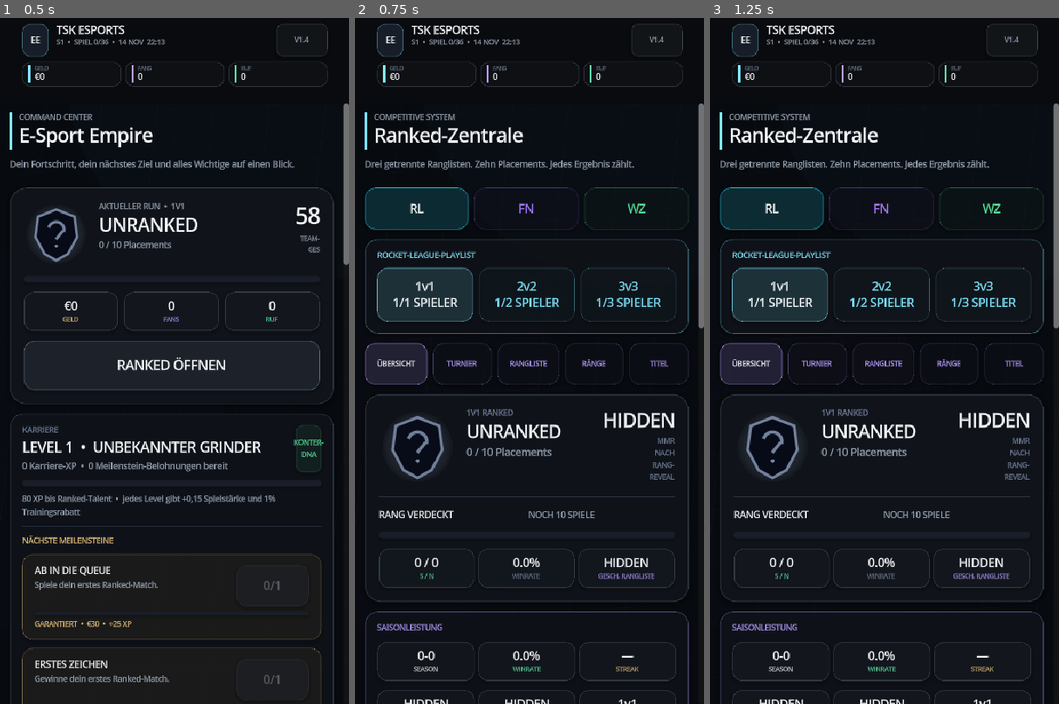
Above: before the commit, frames 1-3 (left to right).
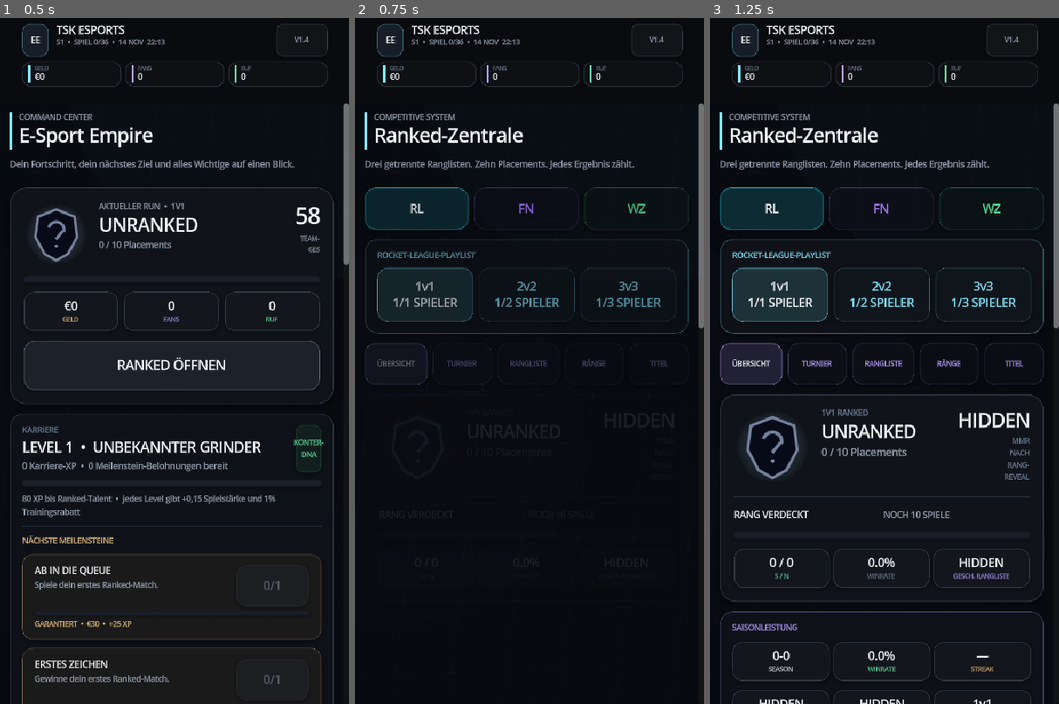
Above: after the commit, the same moments.

Repository: JasonTSKowner/E-Sport-Empire
Game: Godot game, scene res://scenes/Main.tscn
Same seed, same stepped clock (60 frames per second), same inputs: the game is played once before the commit and once after it.
Inputs:
- Up to frame 1 (0.5 s): no input
- Up to frame 2 (0.75 s): click "RANKED ÖFFNEN" at 0.5 s
- Up to frame 3 (1.25 s): no input

Frame 1 is identical in both runs. In frame 2, 5.8% of the frame differs, in the area x 2-96%, y 27-100%; in frame 3, nothing differs.
Error in both runs: Invalid assignment of property or key 'icon_max_width' with value of type 'int' on a base object of type 'Button'. (res://scripts/main.gd:237)

Commit message:
v1.4: add staggered premium page transitions

Diff:
--- a/scripts/main.gd
+++ b/scripts/main.gd
@@ -351,7 +351,26 @@
 	_refresh_top_bar()
 	_refresh_nav()
 	if animate:
-		FX.reveal(page_content, Vector2(14, 4), 0.22)
+		call_deferred("_animate_page_sections")
+
+
+func _animate_page_sections() -> void:
+	var visible_index := 0
+	for child in page_content.get_children():
+		if not (child is Control):
+			continue
+		var control := child as Control
+		if visible_index >= 10:
+			break
+		control.modulate.a = 0.0
+		control.scale = Vector2(0.985, 0.985)
+		control.pivot_offset = control.size * 0.5
+		var delay := float(visible_index) * 0.035
+		var tween := create_tween().set_parallel(true)
+		tween.set_trans(Tween.TRANS_QUAD).set_ease(Tween.EASE_OUT)
+		tween.tween_property(control, "modulate:a", 1.0, 0.20).set_delay(delay)
+		tween.tween_property(control, "scale", Vector2.ONE, 0.24).set_delay(delay)
+		visible_index += 1
 
 
 func _apply_scroll_passthrough(node: Node) -> void:
